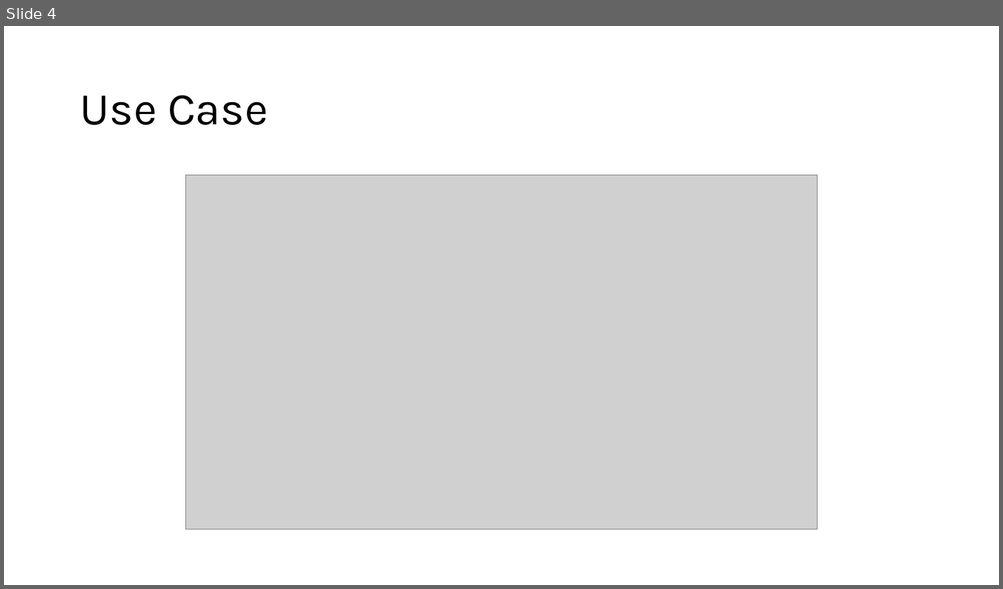
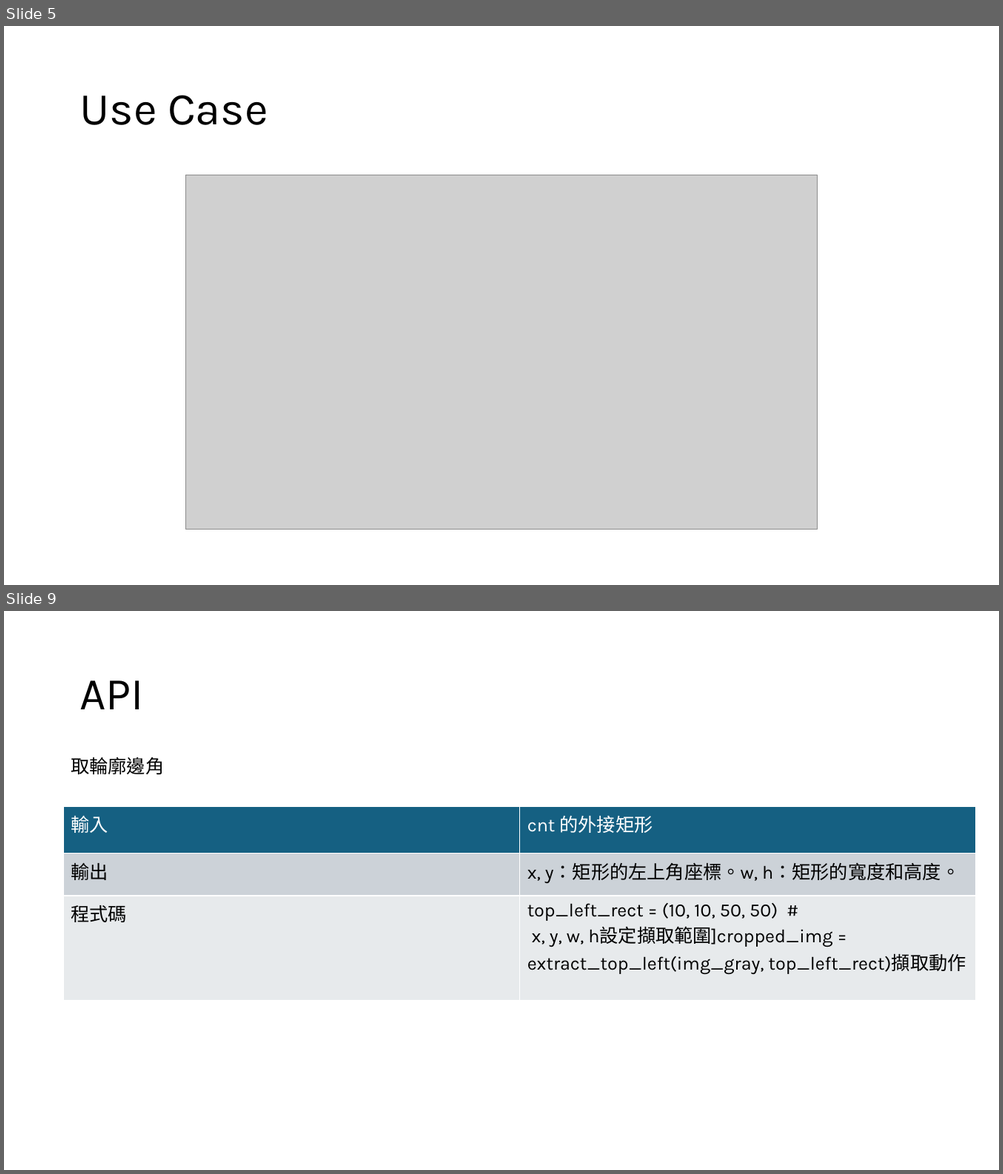
Before and after one commit to kennygnw/poker_detection_endterm, a slide deck: poker.pptx. Shown one above the other, each under a label of ours: slide 4 before the commit, slides 5 and 9 after it; the slides between them are not shown. The pictures are 1003x589 and 1003x1174 pixels, drawn with LibreOffice and Linux fonts; fonts in the diff are those of the drawing; grey boxes stand for pictures. Boxes give left, top, right and bottom in pixels: in the first picture for what was removed or moved away, otherwise in the second. Text is boxed around its words. In the diff, an @@ line names an element or a change of style, - is before the commit and + after.

```diff
--- a/poker.pptx
+++ b/poker.pptx
@@ slide 9 added at [4,611,999,1170], background #FFFFFF @@
@@ title added at [79,681,144,709], 44 pt, text #000000 @@
+API
@@ text added at [71,758,164,775], 18 pt, text #000000 @@
+取輪廓邊角
@@ table added at [64,806,976,1000], 3 rows, 2 columns @@
+輸入 | cnt 的外接矩形
+輸出 | x, y：矩形的左上角座標。w, h：矩形的寬度和高度。
+程式碼 | top_left_rect = (10, 10, 50, 50) # / x, y, w, h設定擷取範圍]cropped_img = / extract_top_left(img_gray, top_left_rect)擷取動作
@@ what was slide 4 is now slide 5 @@
```
Also in this commit, not shown: 1 slide changed, 6 other slides added, 1 other file.
